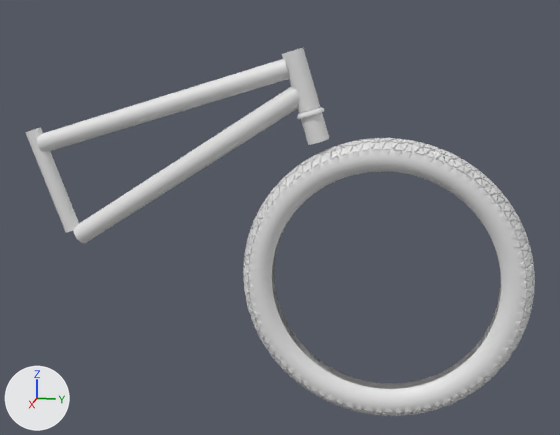
A saved change to the Blender file bmx/bmx.blend.
Before and after are seen from a 50 mm camera at (1.977, 0.809, 0.28) aimed at (-0.009, 0.412, -0.217). Arrows for +X, +Y and +Z are at lower left; the lights stay in place.
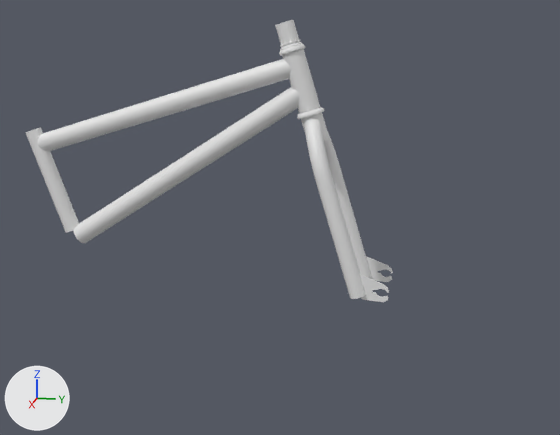
ob_beziercircle is not drawn itself; it is used by a modifier of ob_plane.
ob_beziercircle_001 is not drawn itself; it is used by a modifier of ob_plane.

Changed parts and their boxes [x1, y1, x2, y2] in the pictures (560 x 435 px):
'Plane', hidden
    before: [243, 138, 535, 416]
'Cylinder.005', added
    after: [305, 118, 393, 302]
'Cylinder.003', reshaped, rescaled (8% wider, 9% taller)
    before: [282, 48, 320, 113]
    after: [279, 42, 320, 113]
'Cylinder.006', added
    after: [275, 20, 301, 47]
part 1 of me_cylinder_005, added
    after: [279, 42, 320, 113]

Patch to the scene script:
```diff
--- a/bmx/bmx.blend.py
+++ b/bmx/bmx.blend.py
@@ me_cylinder_005 @@
 # used by ob_cylinder_003; location = (0.0, 0.468, 0.147); rotation_euler = (0.299, 0.0, 0.0), in degrees (17, 0, 0); scale = (0.71, 0.71, 0.077)
-me_cylinder_005.from_pydata(...)  # 56 vertices, 30 faces; spans x -0.04..0.04, y -0.04..0.04, z -1.0..1.0
+me_cylinder_005.from_pydata(...)  # 252 vertices, 226 faces; spans x -0.03..0.03, y -0.03..0.03, z -0.08..0.09
+# me_cylinder_005 part 1: 252 vertices added at x -0.03..0.03, y -0.03..0.03, z -0.08..0.09
@@ me_cylinder_001 @@
+me_cylinder_001.from_pydata(...)  # 168 vertices, 142 faces; spans x -0.0269..0.0269, y -0.0269..0.0269, z -0.0417..0.0251
+me_cylinder_001.polygons.foreach_set('use_smooth', [True] * 142)
@@ me_cylinder_000 @@
+me_cylinder_000.from_pydata(...)  # 358 vertices, 308 faces; spans x -0.01..0.14, y -0.03..0.11, z -6.7..-0.14
+me_cylinder_000.polygons.foreach_set('use_smooth', [True] * 308)
@@ ob_cylinder_003 @@
 ob_cylinder_003.rotation_euler = (0.299, 0.0, 0.0)  # degrees (17, 0, 0)
-ob_cylinder_003.scale = (0.71, 0.71, 0.077)
@@ ob_plane @@
 _m = ob_plane.modifiers.new('Curve.001', 'CURVE')
 _m.deform_axis = 'POS_Y'
+ob_plane.hide_set(True)  # its collection is switched off
@@ ob_beziercircle @@
 ob_beziercircle.scale = (0.0411, 0.0411, 0.0411)
+ob_beziercircle.hide_set(True)  # its collection is switched off
@@ ob_beziercircle_001 @@
 ob_beziercircle_001.scale = (0.337, 0.337, 0.337)
+ob_beziercircle_001.hide_set(True)  # its collection is switched off
@@ ob_cylinder_006 @@
+ob_cylinder_006 = bpy.data.objects.new('Cylinder.006', me_cylinder_001)
+ob_cylinder_006.location = (0.0, 0.432, 0.266)
+ob_cylinder_006.rotation_euler = (0.297, 0.0, 0.0)  # degrees (17, 0, 0)
@@ ob_cylinder_005 @@
+ob_cylinder_005 = bpy.data.objects.new('Cylinder.005', me_cylinder_000)
+ob_cylinder_005.location = (0.0, 0.491, 0.072)
+ob_cylinder_005.rotation_euler = (0.299, 0.0, 0.0)  # degrees (17, 0, 0)
+ob_cylinder_005.scale = (0.71, 0.71, 0.077)
+_m = ob_cylinder_005.modifiers.new('Mirror', 'MIRROR')
```
